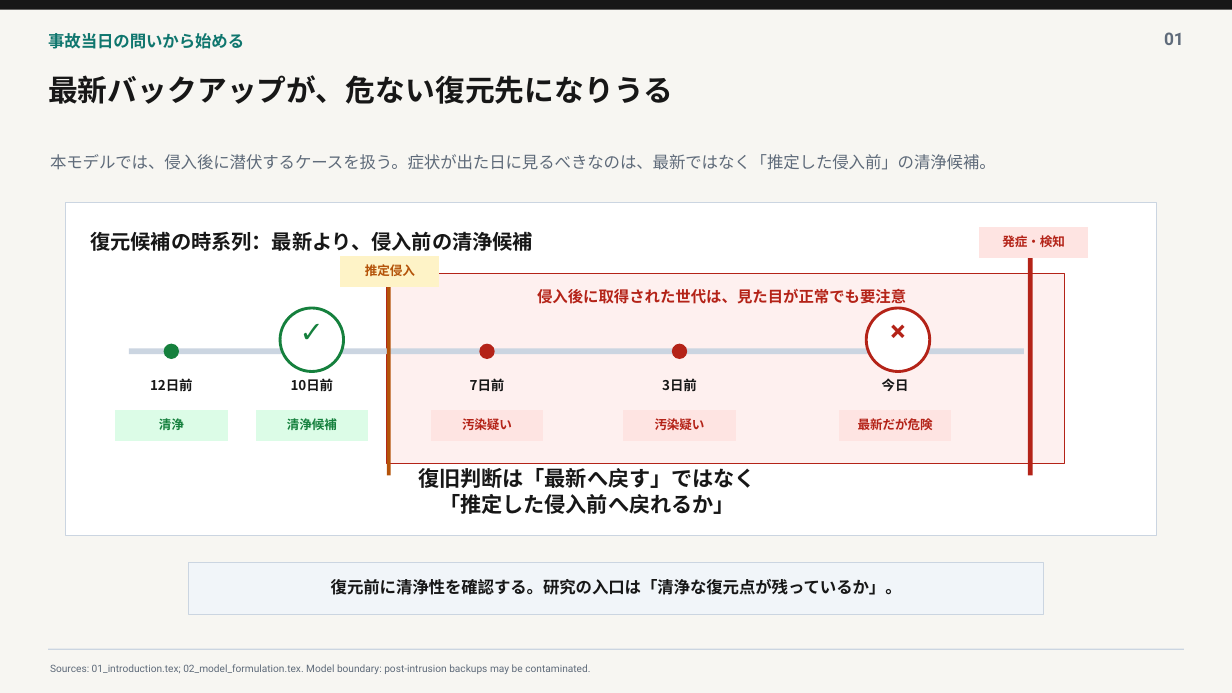
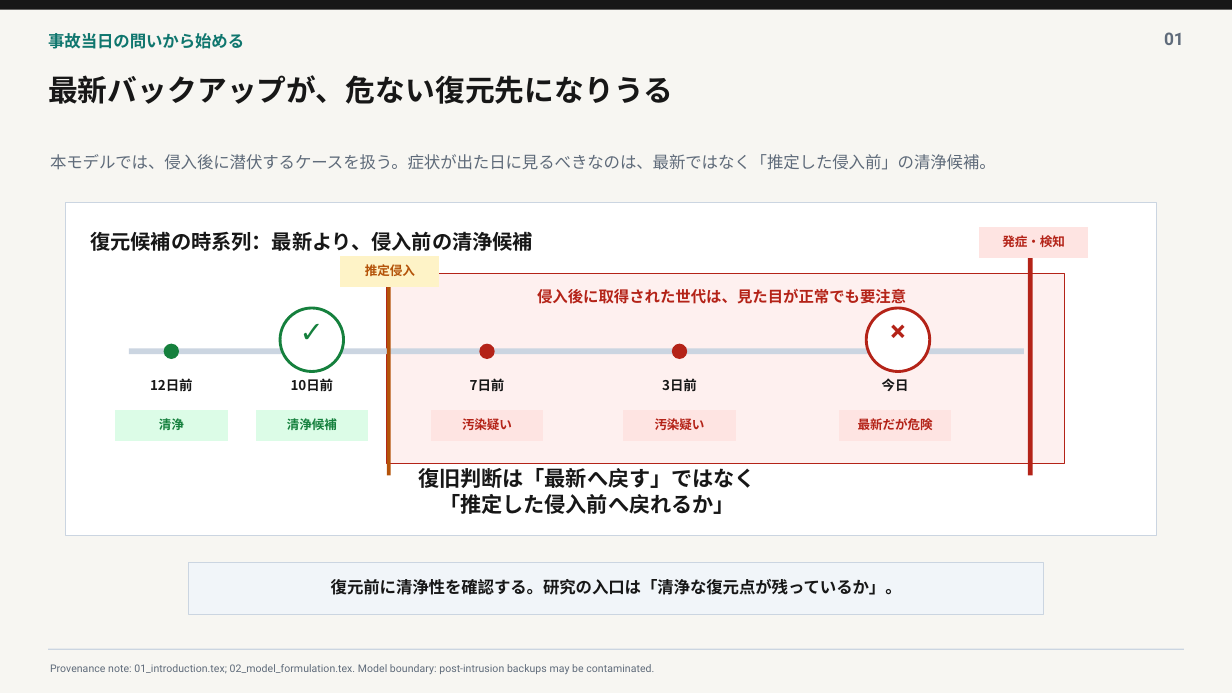
Before and after one commit to t0m0h1r0/research-backup, a slide deck: slide 1 of paper/presentations/heavy_tail_backup_intro/heavy_tail_backup_intro.pptx. Drawn at 1232x693 pixels with LibreOffice and Linux fonts; fonts in the diff are those of the drawing. Boxes give left, top, right and bottom in pixels: in the first picture for what was removed or moved away, otherwise in the second. Text is boxed around its words. In the diff, an @@ line names an element or a change of style, - is before the commit and + after.

```diff
--- a/paper/presentations/heavy_tail_backup_intro/heavy_tail_backup_intro.pptx
+++ b/paper/presentations/heavy_tail_backup_intro/heavy_tail_backup_intro.pptx
@@ text at [50, 664, 654, 674]: text changed; size 7.9 to 8.2 pt @@
-Sources: 01_introduction.tex; 02_model_formulation.tex. Model boundary: post-intrusion backups may be contaminated.
+Provenance note: 01_introduction.tex; 02_model_formulation.tex. Model boundary: post-intrusion backups may be contaminated.
```
Also in this commit, not shown: 4 other slides changed, 3 other files.
